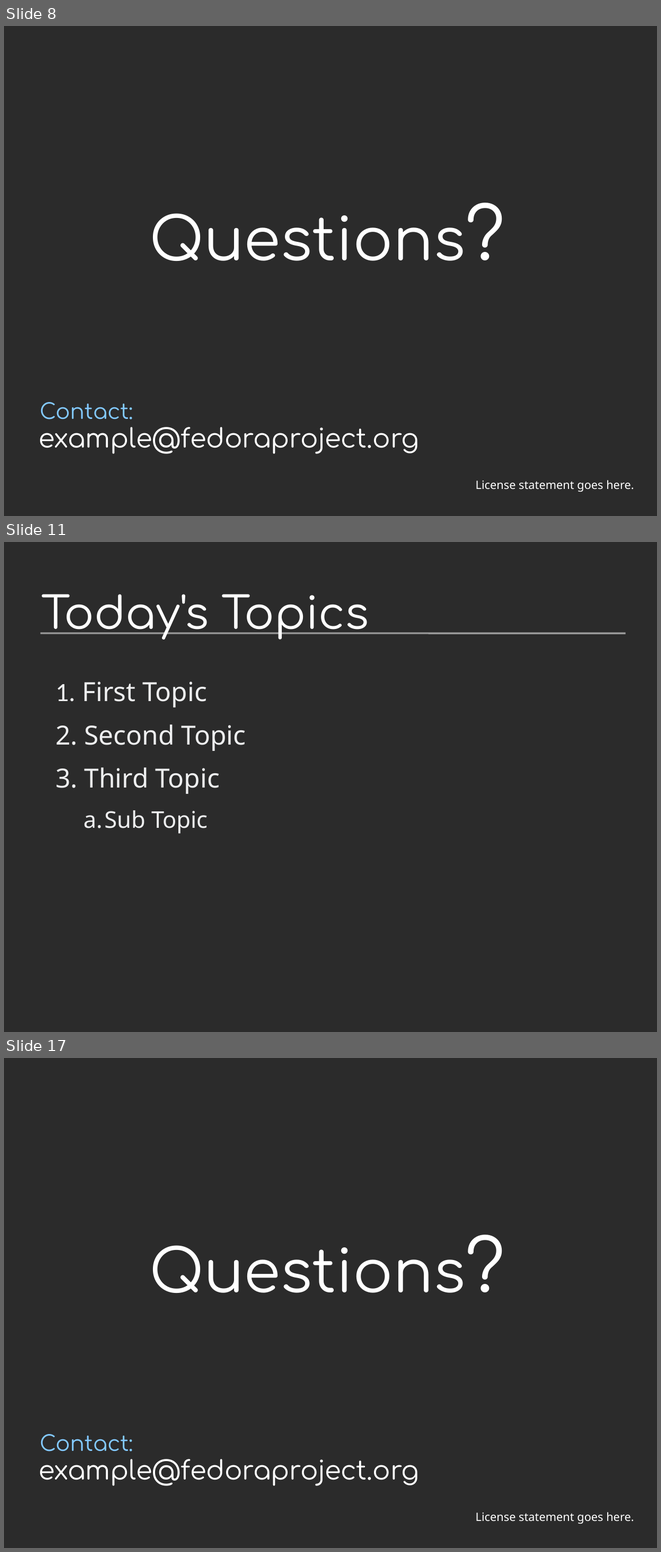
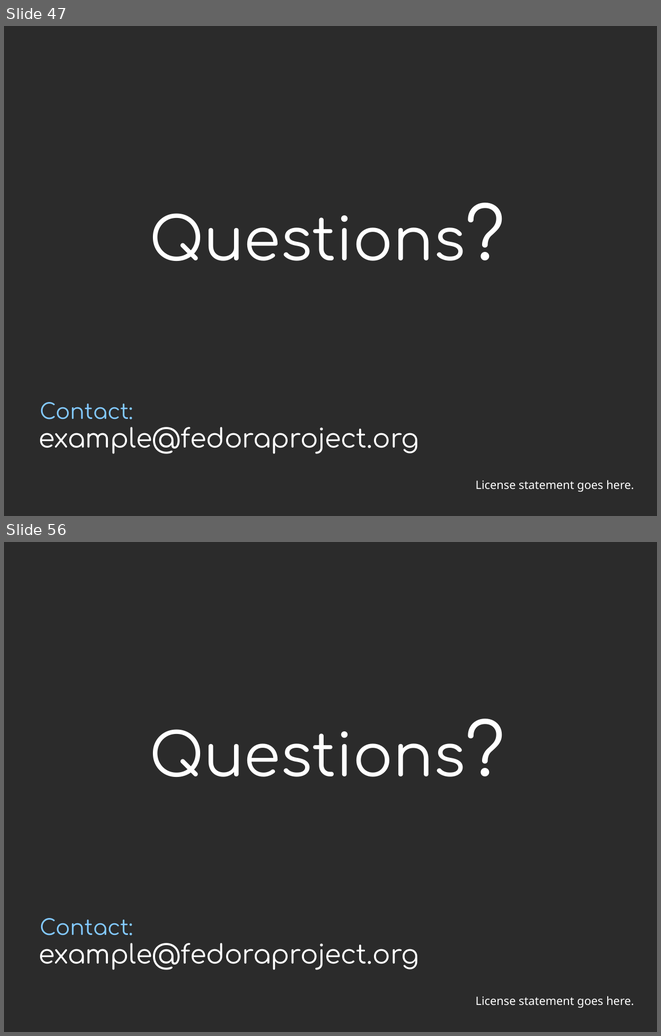
Before and after one commit to DenkouNova/LOG792, a slide deck: Rapports/005_Presentation/Presentation.odp. Shown one above the other, each under a label of ours: slides 8, 11 and 17 before the commit, slides 47 and 56 after it; the slides between them are not shown. The pictures are 661x1552 and 661x1036 pixels, drawn with LibreOffice and Linux fonts; fonts in the diff are those of the drawing; background and template pictures are left out; a plain dark background stands for a picture behind light text. Boxes give left, top, right and bottom in pixels: in the first picture for what was removed or moved away, otherwise in the second. Text is boxed around its words. In the diff, an @@ line names an element or a change of style, - is before the commit and + after.

```diff
--- a/Rapports/005_Presentation/Presentation.odp
+++ b/Rapports/005_Presentation/Presentation.odp
@@ slide 11 removed at (4, 542, 657, 1032), background picture (left out) @@
@@ title removed at (42, 594, 369, 640) @@
-Today's Topics
@@ line removed from (40, 633) to (626, 633) @@
@@ text removed at (82, 681, 246, 834) @@
-1. First Topic
-2. Second Topic
-3. Third Topic
-  a. Sub Topic
@@ what was slide 8 is now slide 47 @@
@@ what was slide 17 is now slide 56 @@
```
Also in this commit, not shown: 4 slides changed, 45 slides added, 5 other slides removed, 13 other files.
